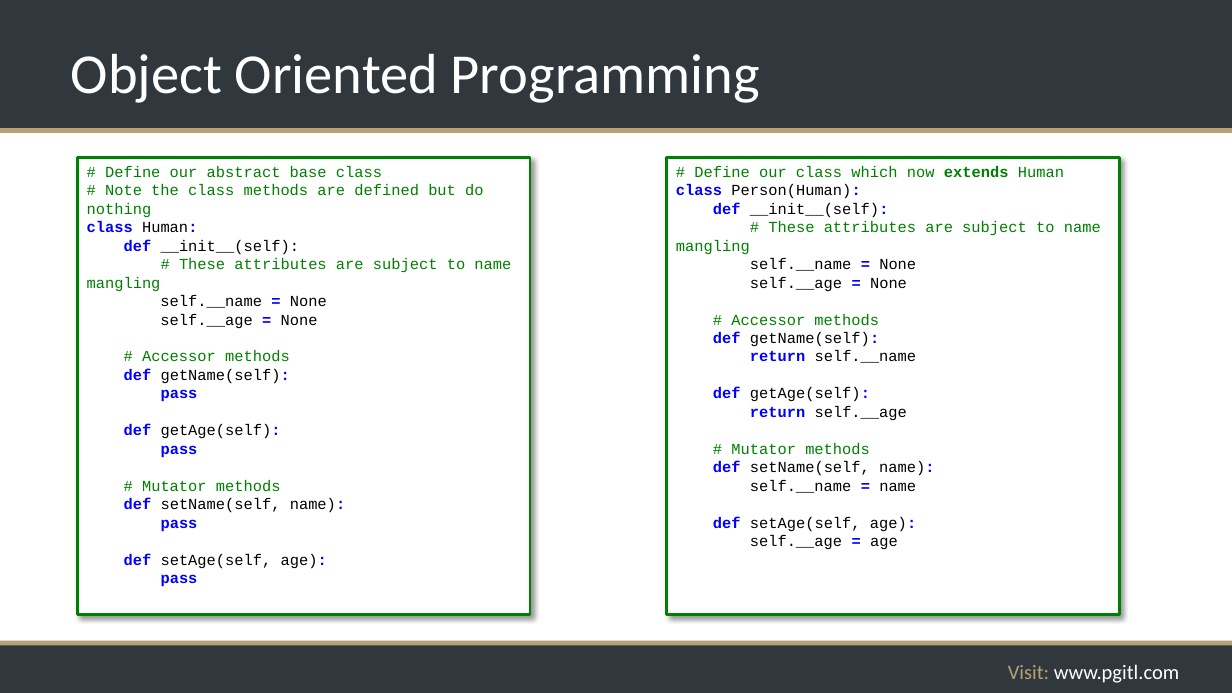
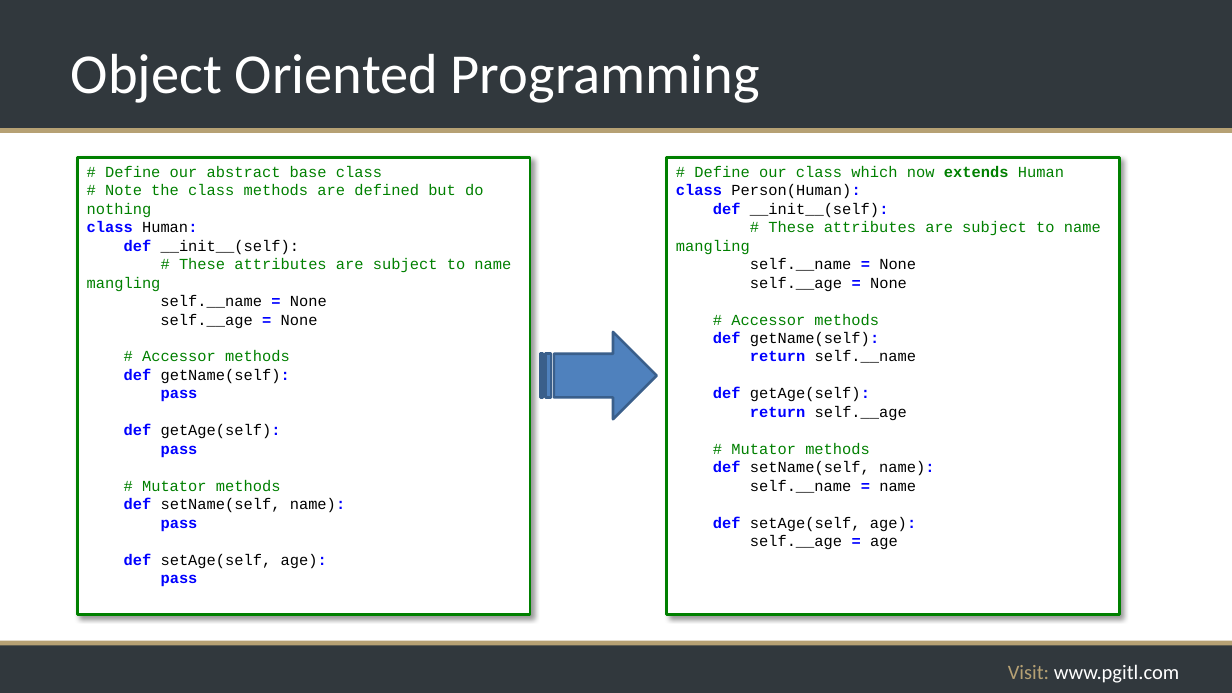
Before and after one commit to rikkouri/project-a, a slide deck: slide 246 of Programming Foundations.pptx (slide 244 before the commit). Drawn at 1232x693 pixels with LibreOffice and Linux fonts; fonts in the diff are those of the drawing; background and template pictures are left out. Boxes give left, top, right and bottom in pixels: in the first picture for what was removed or moved away, otherwise in the second. Text is boxed around its words. In the diff, an @@ line names an element or a change of style, - is before the commit and + after.

```diff
--- a/Programming Foundations.pptx
+++ b/Programming Foundations.pptx
@@ striped right arrow added at [541, 332, 657, 419], fill #4F81BD, outline #3A5F8C 2 pt @@
```
Also in this commit, not shown: 3 other slides changed, 2 slides added, 2 other files.
